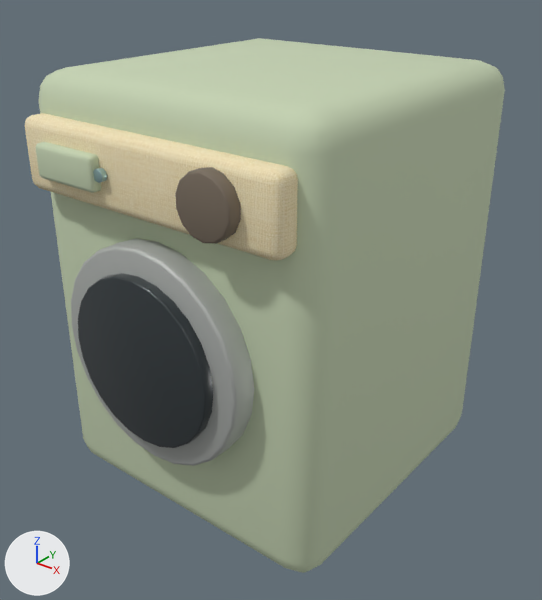
The Blender file assets-source/blender/washer.blend: old version first, new version second.
The view is the same before and after, from a 50 mm lens placed at (0.894, -1.139, 1.091), pointed at (0.013, -0.038, 0.409). The axes (+X, +Y, +Z) are drawn at lower left. The lights are the same throughout. The picture after the commit comes second.

The first picture shows 'washer_body', 'washer_control_band', 'washer_detergent_drawer', 'washer_dial', 'washer_door_glass', 'washer_door_rim' and 1 more.
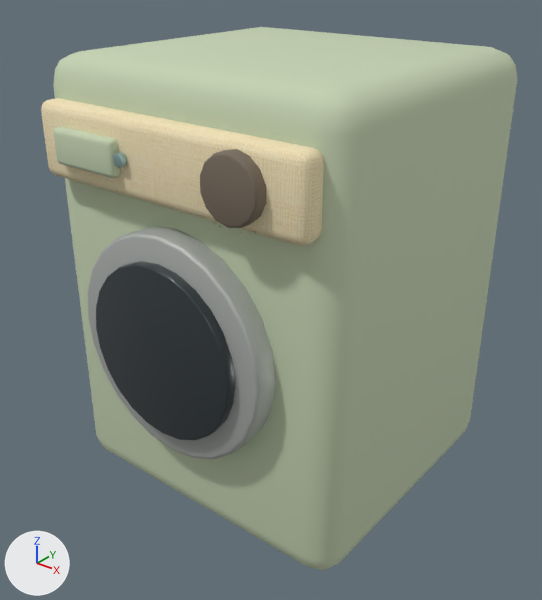
Where the newer file only moved an object's origin or applied its transform, the numbers keep the older frame.

Boxes [x1, y1, x2, y2] around the edits, measured in the pictures (542 x 600 px):
'washer_body', moved, rescaled
    before: [39, 38, 505, 573]
    after: [53, 27, 517, 571]
'washer_control_band', moved, rescaled
    before: [25, 113, 298, 260]
    after: [41, 98, 324, 245]
'washer_door_glass', moved, rescaled
    before: [78, 273, 213, 448]
    after: [96, 261, 235, 440]
'washer_door_rim', moved, rescaled
    before: [71, 238, 255, 466]
    after: [88, 226, 275, 459]
'washer_dial', reshaped
    before: [175, 167, 241, 244]
    after: [200, 149, 266, 228]
'washer_detergent_drawer', reshaped, moved
    before: [36, 142, 101, 193]
    after: [54, 127, 121, 178]

What the commit changed:
me_cube_001 is used by ob_washer_body; location (0.0, 0.0, 0.45).
me_cube_001 had 96 vertices, 98 faces and spanned x -0.326..0.326, y -0.329..0.329, z -0.428..0.428.
me_cube_001 now has 96 vertices, 98 faces and spans x -0.34..0.34, y -0.284..0.35, z 0.0..0.9.
me_cube_001 part 1: the whole mesh is scaled about its middle by (1.04, 0.964, 1.05), then moved by (0.0, 0.033, 0.45).
me_cube_002 is used by ob_washer_control_band; location (0.0, -0.343, 0.738).
me_cube_002 had 96 vertices, 98 faces and spanned x -0.292..0.292, y -0.027..0.027, z -0.068..0.068.
me_cube_002 now has 96 vertices, 98 faces and spans x -0.305..0.305, y -0.324..-0.271, z 0.682..0.824.
me_cube_002 part 2: the whole mesh is scaled about its middle by (1.04, 0.964, 1.05), then moved by (0.0, -0.297, 0.753).
me_cone is used by ob_washer_door_rim; location (0.0, -0.35, 0.414); rotation (1.571, 0.0, 0.0), in degrees (90, 0, 0).
me_cone had 144 vertices, 122 faces and spanned x -0.211..0.211, y -0.211..0.211, z -0.027..0.027.
me_cone now has 144 vertices, 122 faces and spans x -0.22..0.22, y -0.224..0.22, z -0.072..-0.019.
me_cone part 3: the whole mesh is scaled about its middle by (1.04, 1.05, 0.964), then moved by (0.0, -0.002, -0.046).
me_cone_001 is used by ob_washer_door_glass; location (0.0, -0.385, 0.414); rotation (1.571, 0.0, 0.0), in degrees (90, 0, 0).
me_cone_001 had 144 vertices, 122 faces and spanned x -0.163..0.163, y -0.163..0.163, z -0.013..0.013.
me_cone_001 now has 144 vertices, 122 faces and spans x -0.17..0.17, y -0.174..0.17, z -0.059..-0.035.
me_cone_001 part 4: the whole mesh is scaled about its middle by (1.04, 1.05, 0.964), then moved by (0.0, -0.002, -0.047).
me_cone_002 is used by ob_washer_dial; location (0.17, -0.378, 0.738); rotation (1.571, 0.0, 0.0), in degrees (90, 0, 0).
me_cone_002 had 84 vertices, 72 faces and spanned x -0.0536..0.0536, y -0.055..0.055, z -0.0175..0.0175.
me_cone_002 now has 84 vertices, 72 faces and spans x -0.0488..0.0629, y -0.0427..0.0731, z -0.0637..-0.0299.
me_cone_002 part 5: the whole mesh is multiplied about its middle by the matrix ((1.042, 0.0, 0.0), (0.0, 1.053, 0.0), (0.0, 0.0, 0.964)), then moved by (0.0071, 0.0152, -0.0468).
me_cube_003 is used by ob_washer_detergent_drawer; location (-0.156, -0.378, 0.738).
me_cube_003 had 96 vertices, 98 faces and spanned x -0.0748..0.0748, y -0.0125..0.0125, z -0.0315..0.0315.
me_cube_003 now has 96 vertices, 98 faces and spans x -0.2408..-0.085, y -0.3433..-0.3192, z 0.72..0.7863.
me_cube_003 part 6: the whole mesh is multiplied about its middle by the matrix ((1.042, 0.0, 0.0), (0.0, 0.964, 0.0), (0.0, 0.0, 1.053)), then moved by (-0.1629, -0.3312, 0.7532).
Object 'washer_body' (ob_washer_body) moves from (0.0, 0.0, 0.45) to (0.0, 0.0, 0.0).
Object 'washer_control_band' (ob_washer_control_band) moves from (0.0, -0.343, 0.738) to (0.0, 0.0, 0.0).
Object 'washer_detergent_drawer' (ob_washer_detergent_drawer) moves from (-0.156, -0.378, 0.738) to (0.0, 0.0, 0.0).
